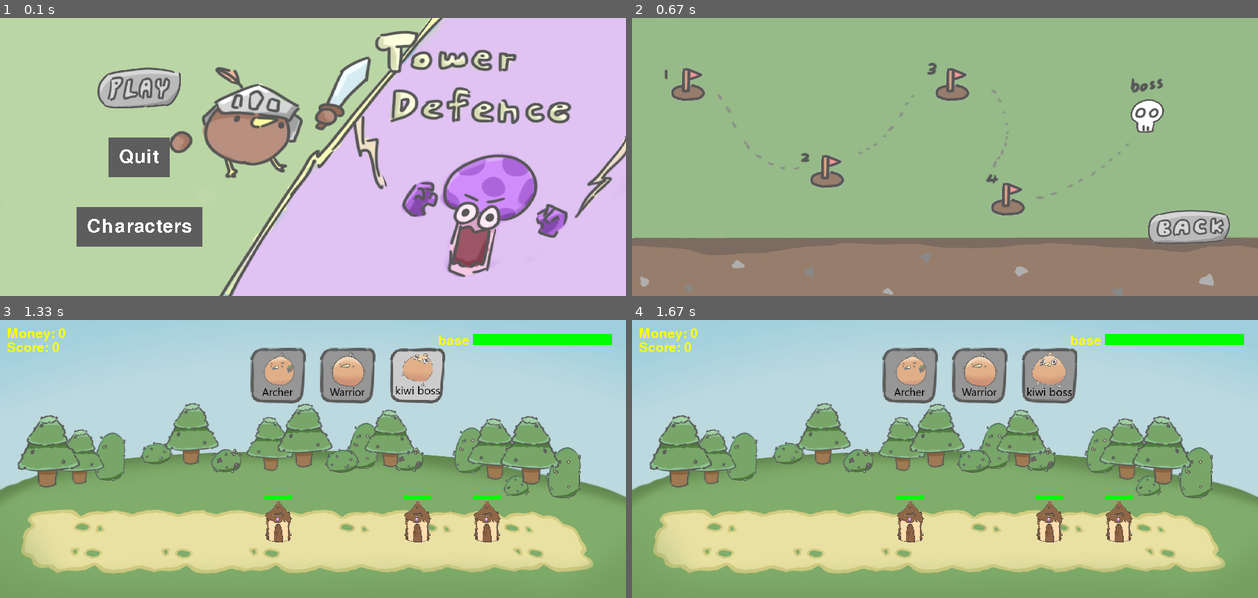
Above: before the commit, frames 1-4 (two rows, left to right).
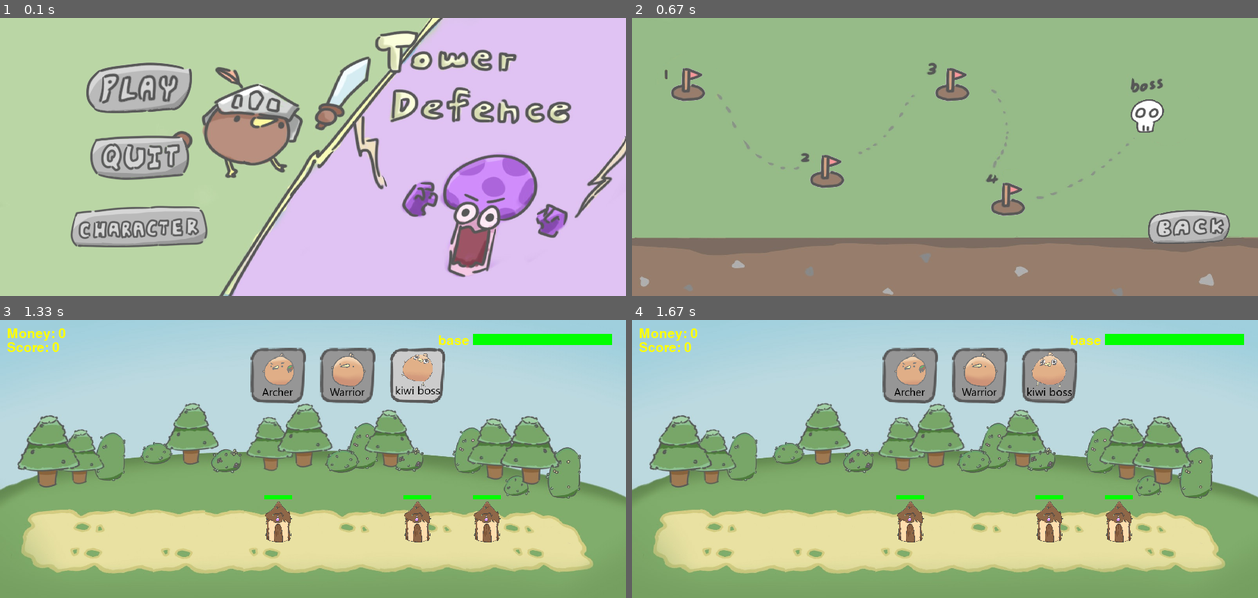
Above: after the commit, the same moments.

Repository: kerothefrog/Actual_Pygame
Game: pygame game, started from main.py
Two runs of this game, one before a commit and one after it. Both use one fixed random seed, a clock stepped at 60 frames per second and the inputs below.
Inputs (mouse positions are in pixels of both pictures, inside the frame that each line leads up to):
- Up to frame 1 (0.1 s): no input
- Up to frame 2 (0.67 s): click (769, 87) at 0.38 s
- Up to frame 3 (1.33 s): click (513, 417) at 0.72 s; click (406, 361) at 1.05 s
- Up to frame 4 (1.67 s): click (1176, 556) at 1.38 s

The runs differ from the first frame. In frame 1, 6.6% of the frame differs, in the area x 11-34%, y 16-83%; in frame 2, nothing differs; in frame 3, nothing differs; in frame 4, nothing differs.

Commit message:
demo v1 done

Diff:
--- a/characters_menu.py
+++ b/characters_menu.py
@@ -23,9 +23,9 @@
         super().update(screen)
 
         if super().is_hovered():
-            font = pygame.font.SysFont(None,30)
+            font = pygame.font.SysFont('impact',22)
             for i in range(len(self.info_text)):
-                temp_surf = font.render(self.info_text[i],False,"#000000")
+                temp_surf = font.render(self.info_text[i],False,"#616161FF")
                 temp_rect = temp_surf.get_rect(topleft=(self.info_text_location[0],self.info_text_location[1]+i*20))
                 screen.blit(temp_surf, temp_rect)
 
@@ -71,7 +71,7 @@
         #characters
         self.characters = pygame.sprite.Group()
 
-        yellow_glow_surf = pygame.image.load("UI/yellow.png").convert_alpha()
+        yellow_glow_surf = pygame.image.load("UI/yellow2.png").convert_alpha()
         self.yellow_glow_surf = pygame.transform.scale(yellow_glow_surf,(140,140))
         arrow_surf = pygame.image.load("UI/arrow.png").convert_alpha()
         self.arrow_surf = pygame.transform.scale(arrow_surf,(28,40))
@@ -83,7 +83,7 @@
             text="",
             button_surf=temp[0],
             hover_button_surf=temp[1],
-            info_text=["attack=5", "attack_speed=0.8", "hp=40", "move_speed=2.0", "attack_range=40"]
+            info_text=["attack=5", "attack speed=0.8", "hp=40", "move speed=2.0", "attack range=40"]
         ))
 
         temp = self.set_character_surf("birdani/kiwi_bird_attack_1.png")
@@ -93,7 +93,7 @@
             text="",
             button_surf=temp[0],
             hover_button_surf=temp[1],
-            info_text=["attack=8", "attack_speed=0.5", "hp=25", "move_speed=1.0", "attack_range=150"]
+            info_text=["attack=8", "attack speed=0.5", "hp=25", "move speed=1.0", "attack range=150"]
         ))
 
         temp = self.set_character_surf("birdani/kiwi_boss_1.png")
@@ -103,7 +103,7 @@
             text="",
             button_surf=temp[0],
             hover_button_surf=temp[1],
-            info_text=["attack=30", "attack_speed=0.5", "hp=150", "move_speed=1.0", "attack_range=40"]
+            info_text=["attack=30", "attack speed=0.5", "hp=150", "move speed=1.0", "attack range=40"]
         ))
 
         temp = self.set_character_surf("mushrooms/mushroom_walk_1.png")
@@ -113,7 +113,7 @@
             text="",
             button_surf=temp[0],
             hover_button_surf=temp[1],
-            info_text=["hp=10", "score_when_killed=20", "money_when_killed=1"]
+            info_text=["hp=10", "score when killed=20", "money when killed=1"]
         ))
 
         temp = self.set_character_surf("mushrooms/mushroom2_walk_1.png")
@@ -123,7 +123,7 @@
             text="",
             button_surf=temp[0],
             hover_button_surf=temp[1],
-            info_text=["hp=25", "score_when_killed=50", "money_when_killed=3"]
+            info_text=["hp=25", "score when killed=50", "money when killed=3"]
         ))
 
         temp = self.set_character_surf("mushrooms/mushroom3_walk_1.png")
@@ -133,7 +133,7 @@
             text="",
             button_surf=temp[0],
             hover_button_surf=temp[1],
-            info_text=["hp=40", "score_when_killed=80", "money_when_killed=3"]
+            info_text=["hp=40", "score when killed=80", "money when killed=3"]
         ))
 
         temp = self.set_character_surf("mushrooms/mushroom4_walk_1.png")
@@ -143,7 +143,7 @@
             text="",
             button_surf=temp[0],
             hover_button_surf=temp[1],
-            info_text=["hp=15", "score_when_killed=30", "money_when_killed=1"]
+            info_text=["hp=15", "score when killed=30", "money when killed=1"]
         ))
 
 
--- a/credits.py
+++ b/credits.py
@@ -11,23 +11,34 @@
         back_button = pygame.image.load("UI/back_button.png").convert_alpha()
         back_button = pygame.transform.scale(back_button,(120,50))
 
-
         self.back_button = pygame.sprite.GroupSingle(Interactive_button(
-            location=(100,100),
-            font=pygame.font.Font(None,40),
+            location=(100,50),
+            font=pygame.font.Font(None,30),
             text='',
-            text_color="#FFFFFF",
-            color="#5D5D5D",
-            hover_color="#A7A7A7",
             button_surf=back_button,
             hover_button_surf=back_button
         ))
+
+        self.font = pygame.font.Font("assets/NotoSansTC-VariableFont_wght.ttf",25)
+        self.texts = [
+            "Made by 黃紹洋, 鄭佑明, 郭峻愷, 葉丙祥",
+            "artist: 郭峻愷",
+            "Huge thanks to Angus beef for",
+            "help on illustrations"
+        ]
+        self.texts_location = (300,50)
+
 
     def draw(self):
         self.screen.blit(self.image, self.rect)
 
         self.back_button.draw(self.screen)
         self.back_button.update(self.screen)
+
+        for i in range(len(self.texts)):
+            temp_surf = self.font.render(self.texts[i],False,"#616161FF")
+            temp_rect = temp_surf.get_rect(topleft=(self.texts_location[0],self.texts_location[1]+i*30))
+            self.screen.blit(temp_surf, temp_rect)
 
         return 'credits'
 
--- a/gameplay.py
+++ b/gameplay.py
@@ -1,17 +1,28 @@
 import pygame, time, os, random, sys, math
 import g_var
 
-def spawning_timer(level_state:str, time):
+def spawning_timer(enemy_group:pygame.sprite.Group, level_state:str, time):
     if level_state == 'gameplay1':
         temp = int(time/10 + 1)
-        if temp > 4:
-            return 4
+        if len(enemy_group)>10: return 0
+        if temp > 3:
+            return 3
         else:
             return temp
     elif level_state == 'gameplay2':
-        return int(time/10 + 1)
+        temp = int(time/10 + 1)
+        if len(enemy_group)>15: return 0
+        if temp > 5:
+            return 5
+        else:
+            return temp
     elif level_state == 'gameplay3':
-        return int(math.log10(time)+3)
+        temp = int(math.log10(time)+3)
+        if len(enemy_group)>25 :return 0
+        if temp > 7:
+            return 7
+        else:
+            return temp
     elif level_state == 'gameplay4':
         if time < 12.4:
             return 0
@@ -59,11 +70,10 @@
         else:
             surf = pygame.Surface(size)
             surf.fill(color)
-            return surf
-
-    melee_image = load_image(MELEE_IMAGE_PATH, (30,30), BLUE)
-    range_image = load_image(RANGE_IMAGE_PATH, (30,30), GREEN)
-    enemy_image = load_image(ENEMY_IMAGE_PATH, (30,30), RED)
+
+    # melee_image = load_image(MELEE_IMAGE_PATH, (30,30), BLUE)
+    # range_image = load_image(RANGE_IMAGE_PATH, (30,30), GREEN)
+    # enemy_image = load_image(ENEMY_IMAGE_PATH, (30,30), RED)
 
     # --- 背景 ---
     background = pygame.image.load("misks/background.png").convert()
@@ -254,7 +264,7 @@
             bar_width = self.rect.width
             bar_height = 4
             pygame.draw.rect(surface, RED, (self.rect.x, self.rect.y - 6, bar_width, bar_height))
-            pygame.draw.rect(surface, GREEN, (self.rect.x, self.rect.y - 6, bar_width*max(self.hp/self.hp_full,0), bar_height))
+            pygame.draw.rect(surface, "#8EFF8EB2", (self.rect.x, self.rect.y - 6, bar_width*max(self.hp/self.hp_full,0), bar_height))
 
         def update_animation(self):
             now = time.time()
@@ -381,7 +391,7 @@
                 sys.exit()
 
             if event.type == enemy_spawn:   #enemy spawning
-                for i in range(spawning_timer(level_state=level_state, time=now-game_started_time)):
+                for i in range(spawning_timer(enemy_group=enemies, level_state=level_state, time=now-game_started_time)):
                     temp = random.randint(0,3)
                     if temp==0:
 
--- a/main.py
+++ b/main.py
@@ -42,6 +42,9 @@
 screen = pygame.display.set_mode((900, 400))
 pygame.display.set_caption("31426")
 clock = pygame.time.Clock()
+# bg_music = pygame.mixer.Sound("audio/What_Is_This_Diddy_Blud_Doing.mp3")
+# bg_music.set_volume(0.3)
+# bg_music.play(loops=-1)
 
 curr_state = 'start menu'
 start_menu = StartMenu(screen)
--- a/starting_menu.py
+++ b/starting_menu.py
@@ -10,35 +10,36 @@
         self.rect = self.image.get_rect(topleft=(0,0))
 
         play_button = pygame.image.load("UI/play_button.png").convert_alpha()
-        play_button = pygame.transform.scale(play_button,(120,60))
+        play_button = pygame.transform.scale_by(play_button,0.5)
 
         self.play_button = pygame.sprite.GroupSingle(Interactive_button(
             location=(200,100),
             font=pygame.font.Font(None,40),
             text='',
-            text_color="#FFFFFF",
-            color="#5D5D5D",
-            hover_color="#A7A7A7",
             button_surf=play_button,
             hover_button_surf=play_button
         ))
 
+        quit_button = pygame.image.load("UI/quit_button.png").convert_alpha()
+        quit_button = pygame.transform.scale_by(quit_button,0.5)
+
         self.quit_button = pygame.sprite.GroupSingle(Interactive_button(
             location=(200,200),
             font=pygame.font.Font(None,40),
-            text='Quit',
-            text_color="#FFFFFF",
-            color="#5D5D5D",
-            hover_color="#A7A7A7"
+            text='',
+            button_surf=quit_button,
+            hover_button_surf=quit_button
         ))
+
+        character_button = pygame.image.load("UI/character_button.png").convert_alpha()
+        character_button = pygame.transform.scale_by(character_button,0.5)
 
         self.character_menu = pygame.sprite.GroupSingle(Interactive_button(
             location=(200,300),
             font=pygame.font.Font(None,40),
-            text='Characters',
-            text_color="#FFFFFF",
-            color="#5D5D5D",
-            hover_color="#A7A7A7"
+            text='',
+            button_surf=character_button,
+            hover_button_surf=character_button
         ))
 
     def draw(self):
Binary file added: UI/character_button.png
Binary file added: UI/quit_button.png
Binary file changed: UI/yellow.png
Binary file added: UI/yellow2.png
Binary file changed: assets/credits_bg.png
Not shown, added: assets/NotoSansTC-VariableFont_wght.ttf
Not shown, added: audio/What_Is_This_Diddy_Blud_Doing.mp3
